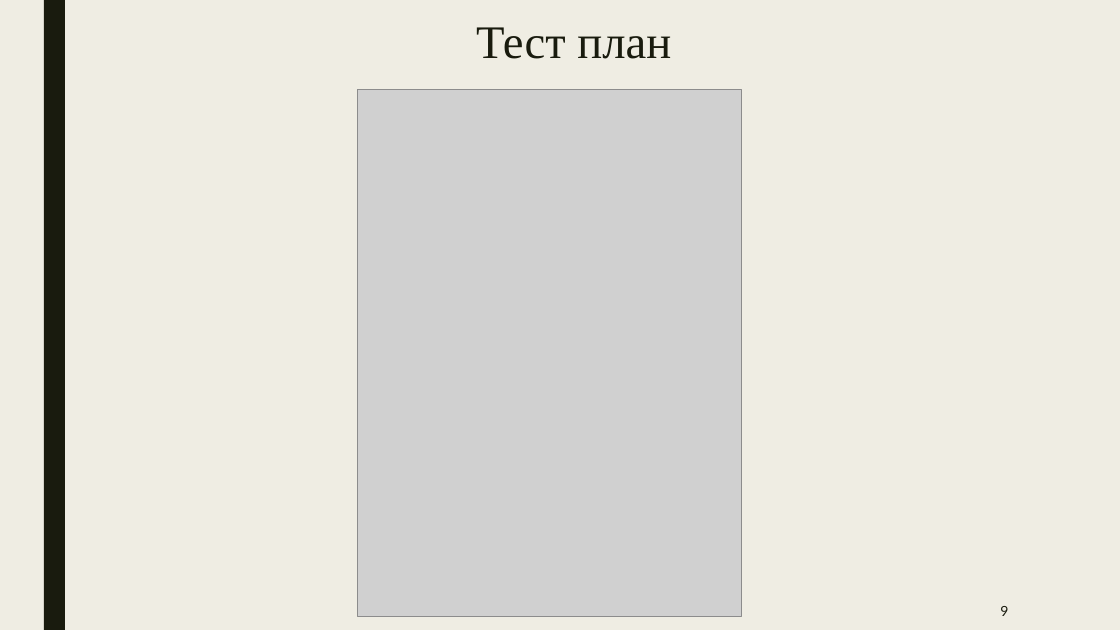
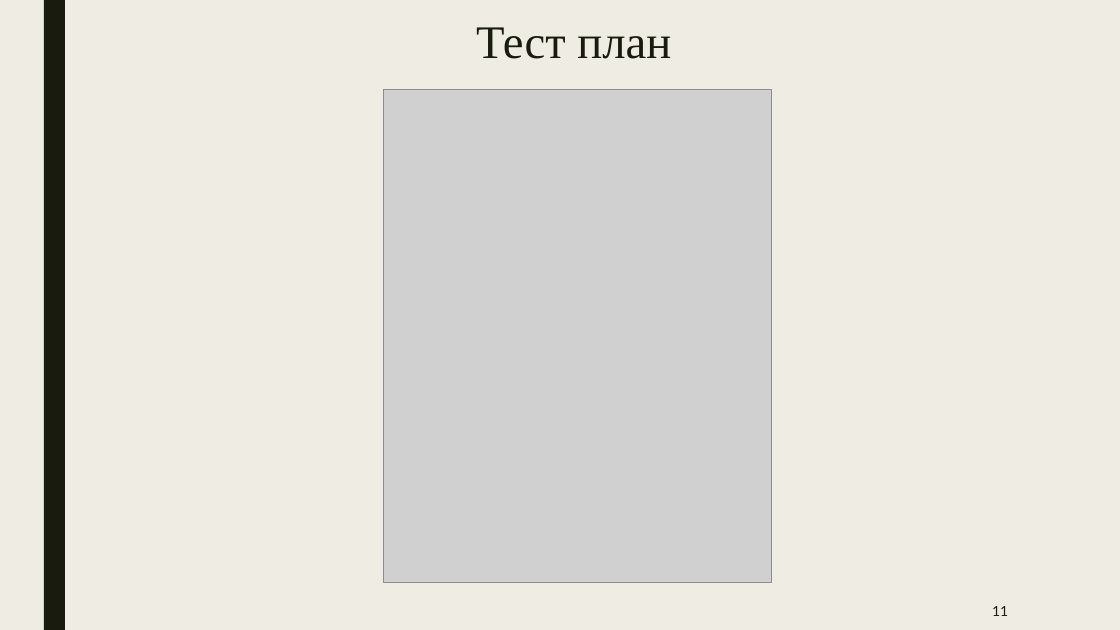
Before and after one commit to thewyolar/esap, a slide deck: slide 11 of ИСТ120-РПС-КП-Карабанов/ИСТ-120-РПС-КП-Презентация-Карабанов.pptx (slide 9 before the commit). Drawn at 1120x630 pixels with LibreOffice and Linux fonts; fonts in the diff are those of the drawing; grey boxes stand for pictures. Boxes give left, top, right and bottom in pixels: in the first picture for what was removed or moved away, otherwise in the second. Text is boxed around its words. In the diff, an @@ line names an element or a change of style, - is before the commit and + after.

```diff
--- a/ИСТ120-РПС-КП-Карабанов/ИСТ-120-РПС-КП-Презентация-Карабанов.pptx
+++ b/ИСТ120-РПС-КП-Карабанов/ИСТ-120-РПС-КП-Презентация-Карабанов.pptx
@@ picture: place and size @@
-picture at box(358, 90, 741, 617)
+picture at box(384, 90, 772, 583)
@@ page number at box(992, 606, 1008, 616): text changed @@
-9
+11
```
Also in this commit, not shown: 2 slides added, 1 other file.
